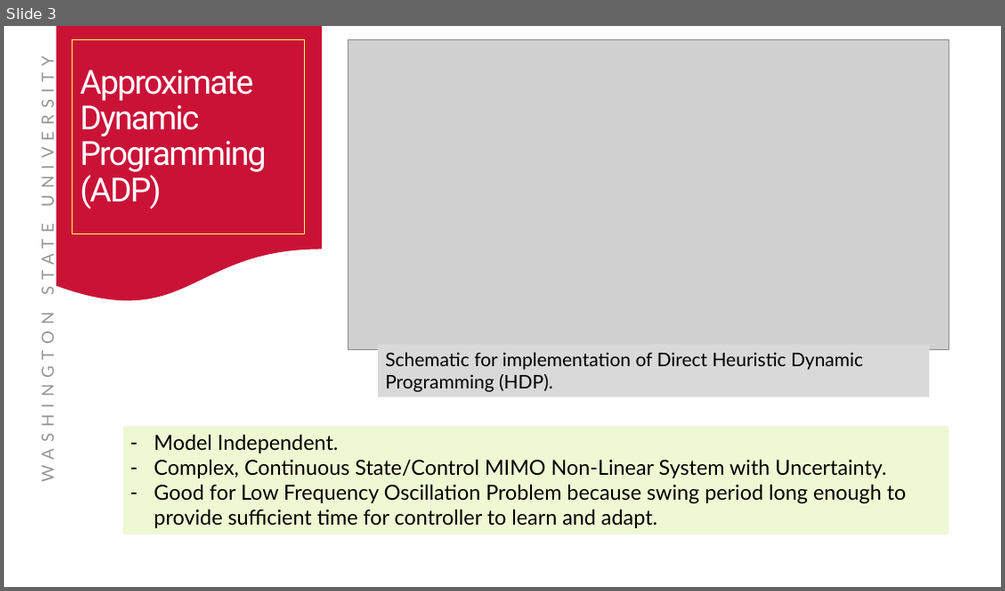
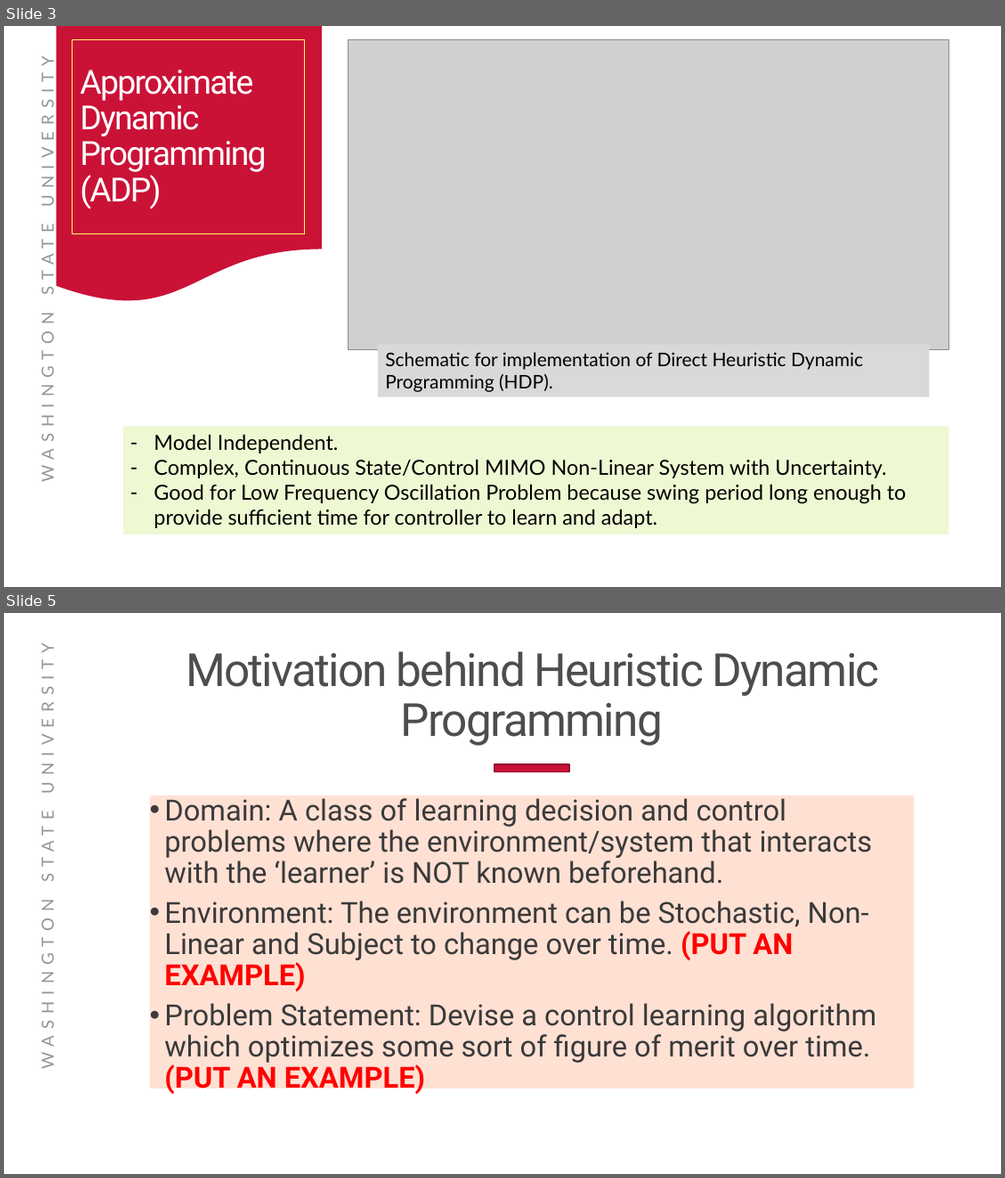
Before and after one commit to Realife-Brahmin/structured_courses, a slide deck: ee523/evaluation/p/ee523_project_presentation_aryan_ritwajeet_jha.pptx. Shown one above the other, each under a label of ours: slide 3 before the commit, slides 3 and 5 after it; the slides between them are not shown. The pictures are 1005x591 and 1005x1178 pixels, drawn with LibreOffice and Linux fonts; fonts in the diff are those of the drawing; grey boxes stand for pictures; background and template pictures are left out. Boxes give left, top, right and bottom in pixels: in the first picture for what was removed or moved away, otherwise in the second. Text is boxed around its words. In the diff, an @@ line names an element or a change of style, - is before the commit and + after.

Commit message:
Some motivation behind HDP added.

```diff
--- a/ee523/evaluation/p/ee523_project_presentation_aryan_ritwajeet_jha.pptx
+++ b/ee523/evaluation/p/ee523_project_presentation_aryan_ritwajeet_jha.pptx
@@ slide 5 added at box(4, 613, 1001, 1174), background #FFFFFF; not listed: 1 template element that a slide beside it also shows @@
@@ title added at box(186, 651, 879, 746), 44 pt, text #4D4D4D @@
+Motivation behind Heuristic Dynamic Programming
@@ rectangle added at box(494, 765, 569, 772), fill #CA1237, outline #950D29 1.35 pt @@
@@ text added at box(150, 795, 914, 1088), fill #FFE1D4, 28 pt, text #3A3A3A @@
+• Domain: A class of learning decision and control problems where the environment/system that interacts with the ‘learner’ is NOT known beforehand.
+• Environment: The environment can be Stochastic, Non-Linear and Subject to change over time. (PUT AN EXAMPLE)
+• Problem Statement: Devise a control learning algorithm which optimizes some sort of figure of merit over time. (PUT AN EXAMPLE)
```
Also in this commit, not shown: 1 slide changed, 4 other slides added, 1 other file.
